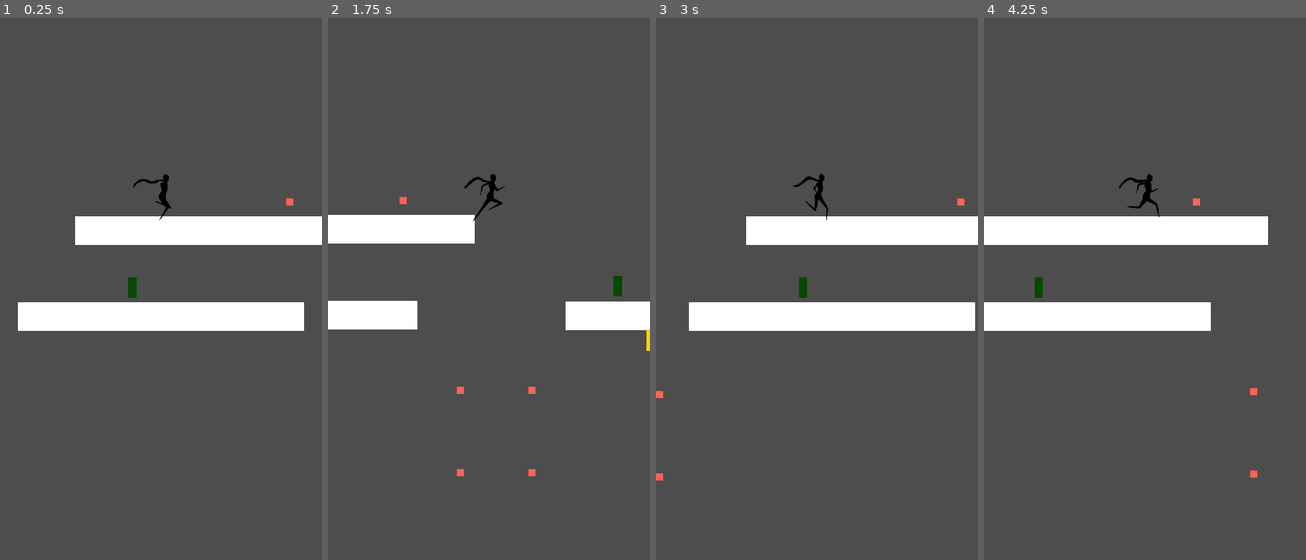
Above: before the commit, frames 1-4 (left to right).
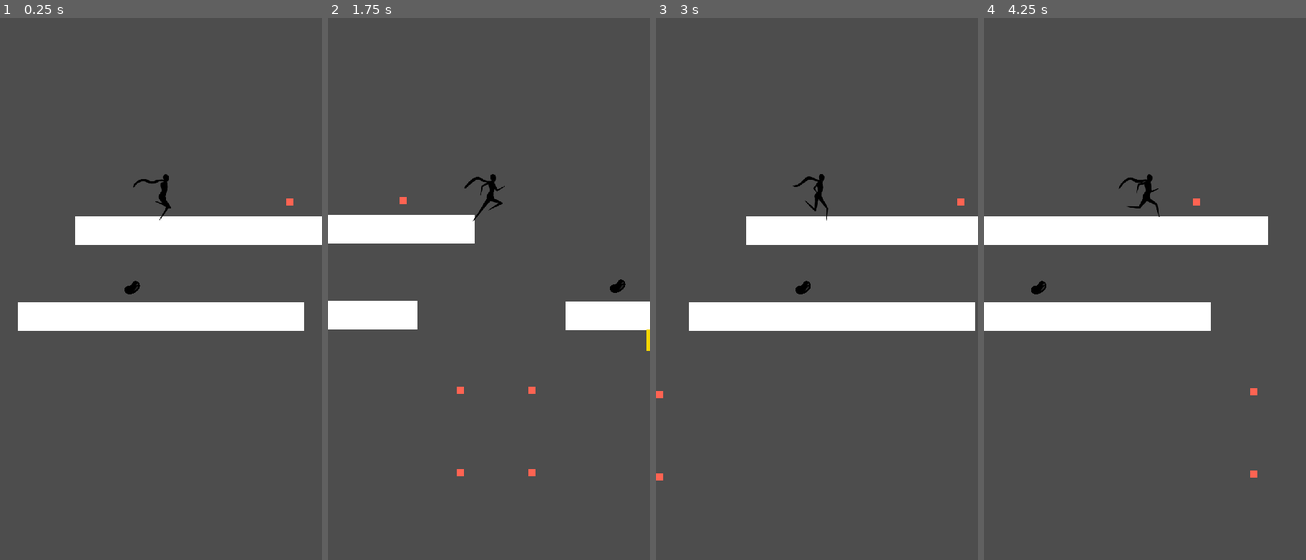
Above: after the commit, the same moments.

Repository: TylerPelaez/Sprouts
Game: Godot game, scene res://Levels/AirLevel1.tscn
The game is run twice, just before and just after one commit, with the same random seed, the same clock (stepped at 60 frames per second) and the same inputs.
Inputs:
- Up to frame 1 (0.25 s): no input
- Up to frame 2 (1.75 s): tap Enter at 0.5 s; hold E (Hit Switch) 0.53-1.28 s; hold D (Right) from 0.53 s (still down); tap Space (Jump) at 0.77, 1.52 s; tap E (Hit Switch) at 1.35 s
- Up to frame 3 (3 s): release D (Right) at 2.03 s; hold A (Left) 2.03-2.78 s; hold E (Hit Switch) 2.03-2.78 s; hold D (Right) from 2.78 s (still down); tap E (Hit Switch) at 2.85 s
- Up to frame 4 (4.25 s): keep holding D (Right); tap Space (Jump) at 3.02, 3.77 s; hold E (Hit Switch) from 3.53 s (still down)

The runs differ from the first frame. In frame 1, 0.1% of the frame differs, in the area x 38-44%, y 47-52%; in frame 2, 0.1%; in frame 3, 0.1%; in frame 4, 0.1%.

Commit message:
Bean Collectibles

Diff:
--- a/Prefabs/pills.tscn
+++ b/Prefabs/pills.tscn
@@ -1,14 +1,14 @@
-[gd_scene load_steps=4 format=3 uid="uid://bk5j2w78ju833"]
+[gd_scene load_steps=4 format=3 uid="uid://cyrefgeqop3hu"]
 
 [ext_resource type="Script" path="res://Scripts/pill.gd" id="1_t40pg"]
-[ext_resource type="Texture2D" uid="uid://cr0df0oy1wyrc" path="res://Art/Test/White8.png" id="2_pyhpw"]
+[ext_resource type="Texture2D" uid="uid://ctmop7i7lu31p" path="res://Art/Bean/Bean.png" id="2_xd8pm"]
 
 [sub_resource type="CapsuleShape2D" id="CapsuleShape2D_r6pu6"]
 resource_name = "pill"
-radius = 11.14
+radius = 17.0
 height = 62.84
 
-[node name="Area2D16" type="Area2D"]
+[node name="Collectible" type="Area2D"]
 position = Vector2(37, 127)
 collision_layer = 0
 collision_mask = 2
@@ -17,12 +17,12 @@
 [node name="Pill_Test" type="CollisionShape2D" parent="."]
 position = Vector2(0, 8)
 shape = SubResource("CapsuleShape2D_r6pu6")
-debug_color = Color(0, 0.262745, 0.109804, 1)
 
 [node name="Sprite2D" type="Sprite2D" parent="."]
-modulate = Color(0.027451, 0.282353, 0, 1)
-position = Vector2(1.43051e-06, 7)
-scale = Vector2(2.25, 5.75)
-texture = ExtResource("2_pyhpw")
+position = Vector2(2, 7)
+scale = Vector2(0.1, 0.1)
+texture = ExtResource("2_xd8pm")
+offset = Vector2(40, 80)
+hframes = 5
 
 [connection signal="body_entered" from="." to="." method="_on_body_entered"]
Binary file added: Art/Bean/Bean.aseprite
Binary file added: Art/Bean/Bean.png
Not shown, added: Art/Bean/Bean.png.import
